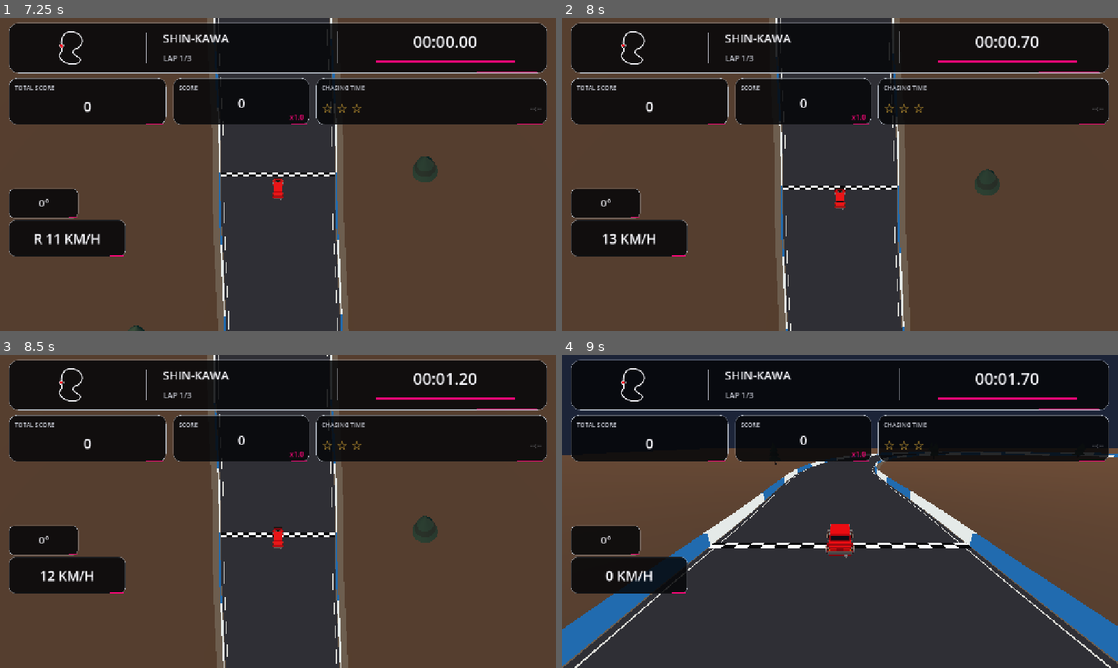
Above: before the commit, frames 1-4 (two rows, left to right).
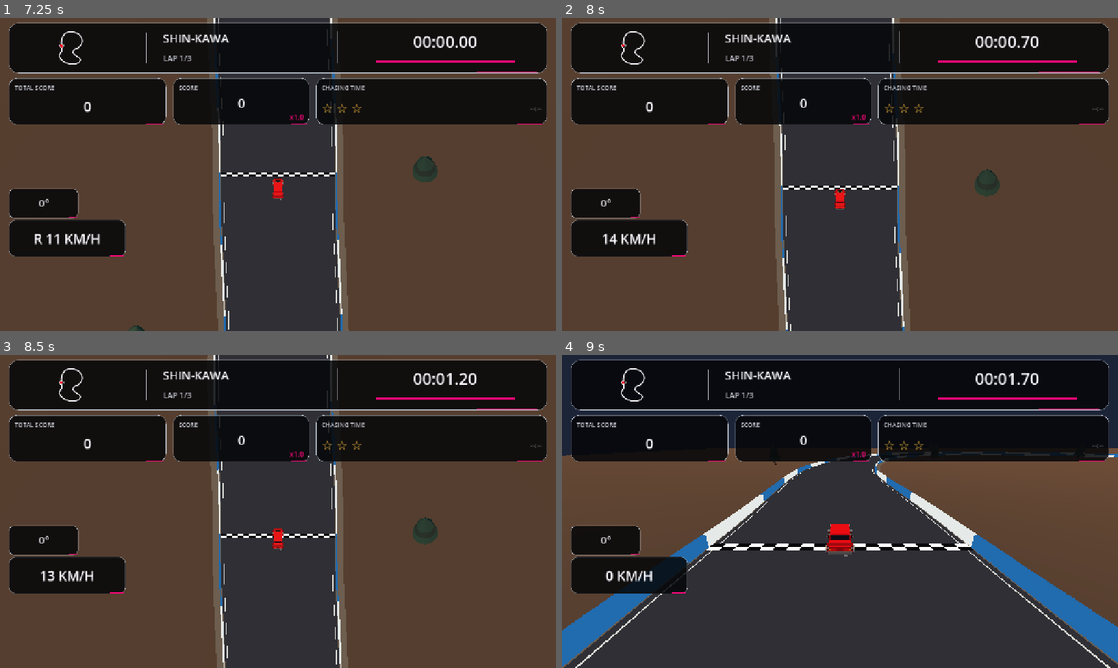
Above: after the commit, the same moments.

Repository: karllondor/Nitro-Wheelz-
Game: Godot game, scene res://scenes/boot.tscn
The game is run twice, just before and just after one commit, with the same random seed, the same clock (stepped at 60 frames per second) and the same inputs.
Inputs (mouse positions are in pixels of both pictures, inside the frame that each line leads up to):
- Up to frame 1 (7.25 s): click "SHIN-KAWA • ORIGINAL" at 0.5 s; tap Enter at 1.25 s; move the mouse to (400, 158) at 1.27 s; hold D (move_right) 1.28-2 s; hold Space (action_primary) 1.28-2 s; click (400, 158) at 1.42 s; tap R (race_restart) at 2, 3.5, 4.25, 5, 5.75 s; drag from (166, 190) to (250, 237) at 2.02 s; move the mouse to (333, 105) at 2.77 s; hold D (move_right) 2.78-3.5 s; hold C (camera_toggle) 2.78-3.5 s; drag from (250, 237) to (111, 127) at 3.52 s; move the mouse to (444, 221) at 4.27 s; hold A (move_left) 4.28-5 s; hold Space (action_primary) 4.28-5 s; drag from (111, 127) to (194, 96) at 5.02 s; move the mouse to (305, 174) at 5.77 s; hold S (brake) 5.78-6.5 s; hold C (camera_toggle) 5.78-6.5 s; click (305, 174) at 5.92 s; drag from (194, 96) to (166, 190) at 6.52 s
- Up to frame 2 (8 s): move the mouse to (962, 158) at 7.27 s; hold W (move_up) from 7.28 s (still down); hold Space (action_primary) from 7.28 s (still down)
- Up to frame 3 (8.5 s): release W (move_up) at 8 s; release Space (action_primary) at 8 s; drag from (166, 527) to (250, 574) at 8.02 s
- Up to frame 4 (9 s): move the mouse to (895, 442) at 8.77 s; hold S (brake) from 8.78 s (still down); hold C (camera_toggle) from 8.78 s (still down)

Frame 1 is identical in both runs. In frame 2, 0.1% of the frame differs, in the area x 8-79%, y 7-100%; in frame 3, 0.4%; in frame 4, 1.7%, in the area x 0-100%, y 8-100%.

Commit message:
tune(v0.1.10): restore straight-line grip while preserving controllable power slides and faster handbrake

Diff:
--- a/game/scripts/driving/drive_model.gd
+++ b/game/scripts/driving/drive_model.gd
@@ -6,26 +6,26 @@
 ## steering/countersteer and lift-off let the driver recover.
 ## BRAKE decelerates forward motion and becomes REVERSE near standstill.
 
-const FRONT_GRIP: float = 6.8
-const REAR_GRIP: float = 5.25
-const REAR_SLIDE_GRIP: float = 0.55
+const FRONT_GRIP: float = 6.15
+const REAR_GRIP: float = 5.95
+const REAR_SLIDE_GRIP: float = 0.60
 const HANDBRAKE_GRIP: float = 0.10
 const REATTACH_SECONDS: float = 0.45
-const COUNTERSTEER_ASSIST: float = 0.48
+const COUNTERSTEER_ASSIST: float = 0.66
 const WHEELBASE: float = 2.55
 const HALF_WHEELBASE: float = WHEELBASE * 0.5
-const DRIVE_ACCEL: float = 13.0
+const DRIVE_ACCEL: float = 11.8
 const BRAKE_ACCEL: float = 17.0
 const REVERSE_ACCEL: float = 4.8
 const REVERSE_LIMIT: float = 8.5
 const HANDBRAKE_DECEL: float = 2.0
 const DRAG_COEFF: float = 0.009
 const ROLLING_DRAG: float = 0.45
-const YAW_DAMPING: float = 0.94
-const YAW_TORQUE_GAIN: float = 0.72
-const YAW_LATERAL_BUDGET: float = 16.2
-const SLIDE_YAW_BONUS: float = 4.0
-const LOW_SPEED_GRIP_START: float = 2.0
+const YAW_DAMPING: float = 1.22
+const YAW_TORQUE_GAIN: float = 0.58
+const YAW_LATERAL_BUDGET: float = 13.5
+const SLIDE_YAW_BONUS: float = 2.4
+const LOW_SPEED_GRIP_START: float = 2.7
 
 var position: Vector2 = Vector2.ZERO
 var velocity: Vector2 = Vector2.ZERO
@@ -75,11 +75,11 @@
     return slip / sqrt(slip*slip + peak_angle*peak_angle)
 
 func _max_steer_for_speed(mps: float) -> float:
-    # Nitro Wheelz arcade tune: 35.5 deg at rest, 24 deg at 72 km/h,
-    # and 10 deg at 162 km/h. More authority than the previous build.
+    # Balanced mobile arcade tune: 35.5 deg at rest, 22 deg at 72 km/h,
+    # 8.5 deg at 162 km/h, between stable v0.1.8 and wild v0.1.9.
     if mps < 20.0:
-        return deg_to_rad(lerpf(35.5, 24.0, clampf(mps/20.0, 0.0, 1.0)))
-    return deg_to_rad(lerpf(24.0, 10.0, clampf((mps-20.0)/25.0, 0.0, 1.0)))
+        return deg_to_rad(lerpf(35.5, 22.0, clampf(mps/20.0, 0.0, 1.0)))
+    return deg_to_rad(lerpf(22.0, 8.5, clampf((mps-20.0)/25.0, 0.0, 1.0)))
 
 func _power_grip_factor(gas: float, speed_mps_now: float) -> float:
     # DRIFTIT documents up to 60% grip reduction at 36 km/h and
@@ -94,7 +94,7 @@
     # allowed an implausible sub-10 m turn and sudden sideways travel.
     return clampf(
         (YAW_LATERAL_BUDGET + SLIDE_YAW_BONUS*slide)/maxf(speed_now, 3.0),
-        0.33, 2.8
+        0.29, 2.25
     )
 
 func step(dt: float, steer: float, gas: float, brake: float, handbrake: float) -> void:
@@ -150,15 +150,19 @@
 
     # Throttle alone on a straight retains grip; deliberate steering + full
     # binary GAS may release the rear before large sideways slip develops.
-    # Power-oversteer no longer waits for a 12-degree rear slip close to
-    # the barrier. Full binary GAS + deliberate steering can break away
-    # before the apex. Low-speed launches also permit controlled donuts.
-    var powered_entry: bool = gas > 0.70 and absf(steer) > 0.48 and signed_speed > 7.0
-    var powered_donut: bool = gas > 0.84 and absf(steer) > 0.68 and signed_speed > 2.4 and signed_speed < 10.0
-    var slip_entry: bool = gas > 0.40 and signed_speed > 4.0 and absf(rear_slip) > deg_to_rad(6.0)
+    # Never force a slide simply because the digital GAS key and STEER
+    # are down: real lateral slip must develop first. Only deliberately
+    # extreme steering can provoke a low-speed donut.
+    var rear_angle: float = absf(rear_slip)
+    var powered_entry: bool = gas > 0.78 and absf(steer) > 0.55 and (
+        signed_speed > 8.0 and rear_angle > deg_to_rad(3.5))
+    var powered_donut: bool = gas > 0.95 and absf(steer) > 0.88 and (
+        signed_speed > 2.5 and signed_speed < 8.0)
+    var slip_entry: bool = gas > 0.55 and signed_speed > 5.2 and (
+        rear_angle > deg_to_rad(7.0))
     var breakaway: bool = (handbrake > 0.10 and speed > 1.5) or powered_entry or powered_donut or slip_entry
     if breakaway:
-        slide_hold = REATTACH_SECONDS
+        slide_hold = 0.34 if handbrake > 0.10 else 0.27
     else:
         slide_hold = maxf(0.0, slide_hold-dt)
 
@@ -189,7 +193,7 @@
     var power_factor: float = _power_grip_factor(gas,speed)
     # During an established slide, soften stacked rear-grip reductions,
     # while still allowing heavy throttle to increase oversteer.
-    power_factor = lerpf(power_factor,1.0,slide_fraction*0.08)
+    power_factor = lerpf(power_factor,1.0,slide_fraction*0.22)
     var brake_factor: float = 1.0-0.30*brake if signed_speed > 1.0 else 1.0
     var rear_cap: float = REAR_GRIP*rear_traction*power_factor*brake_factor
     var rear_lateral: float = -rear_cap*_tyre_response(rear_slip,deg_to_rad(10.0))
@@ -204,12 +208,12 @@
     # Preserve strong low-speed drift entries without letting a 90 km/h
     # car whirl as if it were stationary.
     var yaw_accel: float = (front_lateral-rear_lateral)*YAW_TORQUE_GAIN
-    # Arcade RWD torque kick at deliberate steering + full GAS.
-    # This is an ORIGINAL game-feel force, not a copied DRIFTIT equation.
+    # Small progressive power-oversteer kicker only after slide starts.
+    # Straight driving with GAS is not subject to a forced yaw impulse.
     if powered_entry and handbrake < 0.1:
-        yaw_accel += steer*1.0*clampf((gas-0.70)/0.30,0.0,1.0)
+        yaw_accel += steer*0.28*slide_fraction
     if powered_donut and handbrake < 0.1:
-        yaw_accel += steer*2.1*clampf((10.0-speed)/7.0,0.0,1.0)
+        yaw_accel += steer*0.62*clampf((8.0-speed)/5.0,0.0,1.0)
     # A slide with the joystick near centre should be recoverable. Lift-off
     # increases alignment assistance; full throttle suppresses part of it.
     var hands_off: float = clampf(1.0-absf(steer)*2.7,0.0,1.0)
@@ -219,7 +223,7 @@
     if handbrake_flick_window > 0.0 and signed_speed > 4.0 and absf(steer) > 0.08:
         # The first valid steer+DRIFT overlap gives a single, immediate
         # entry impulse. Never repeat it while DRIFT remains pressed.
-        yaw_rate += steer*0.76*clampf(speed/14.0,0.0,1.0)
+        yaw_rate += steer*0.56*clampf(speed/14.0,0.0,1.0)
         handbrake_flick_window = 0.0
     yaw_rate *= exp(-(YAW_DAMPING+0.6*hands_off*(1.0-slide_fraction))*dt)
     var yaw_ceiling: float = _yaw_rate_limit(speed,slide_fraction)
@@ -245,7 +249,7 @@
             if speed > 45.0:
                 longitudinal_accel *= clampf(1.0-(speed-45.0)/5.0,0.0,1.0)
             if sliding:
-                longitudinal_accel *= 0.60
+                longitudinal_accel *= 0.76
 
     if absf(signed_speed) > 0.02:
         longitudinal_accel -= ROLLING_DRAG*signf(signed_speed)
